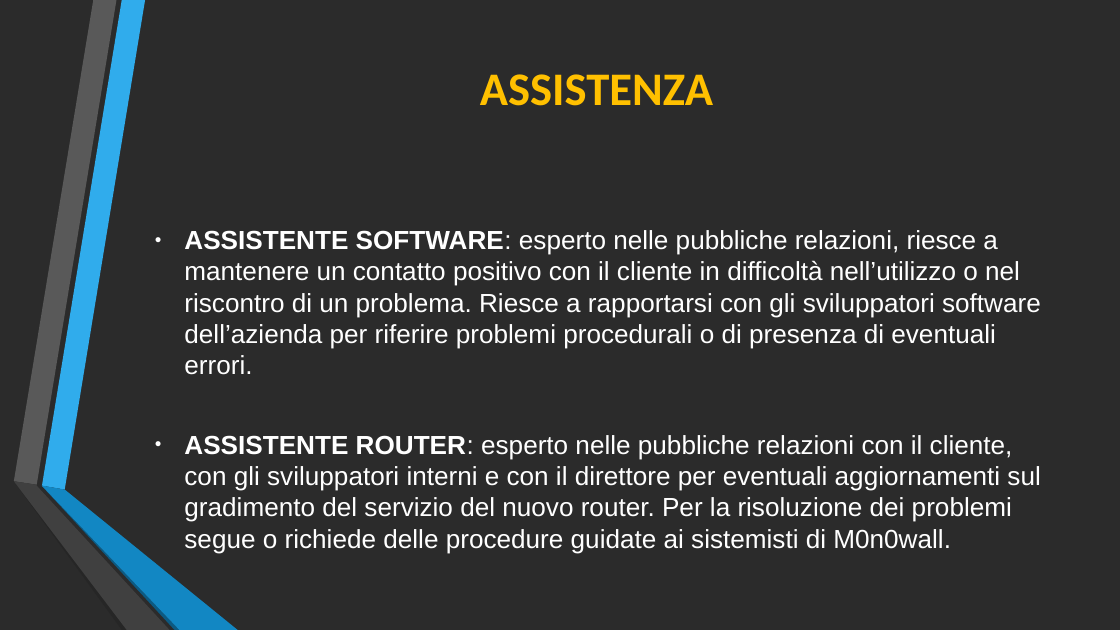
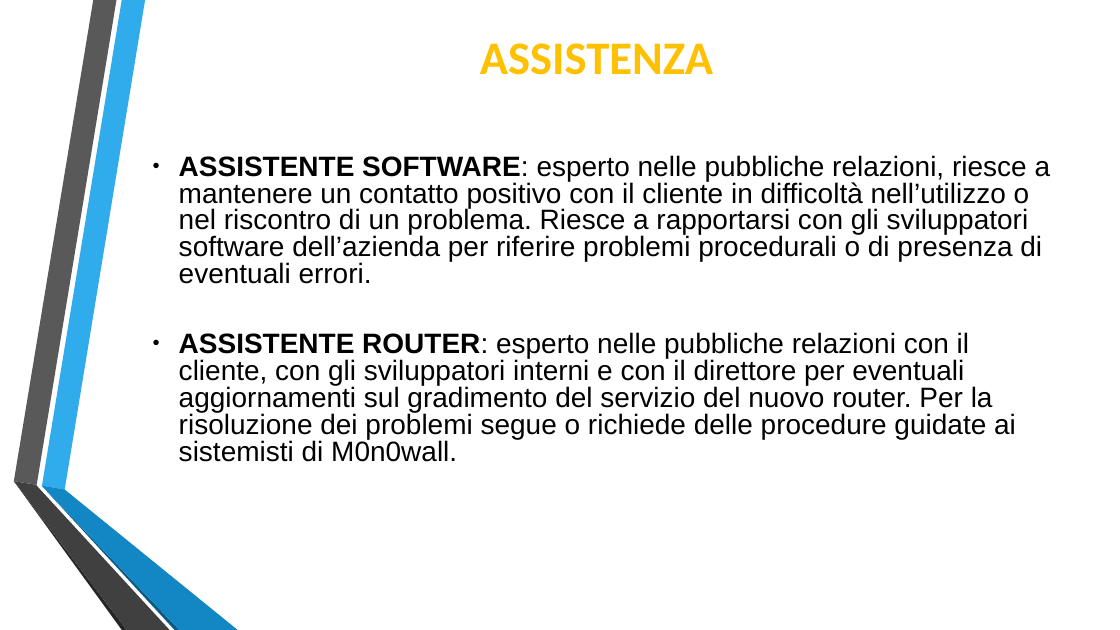
Before and after one commit to Lince99/GPOI, a slide deck: slide 9 of m0n0wall/Presentazione_M0n0wall.odp. Drawn at 1120x630 pixels with LibreOffice and Linux fonts; fonts in the diff are those of the drawing; background and template pictures are left out; a plain dark background stands for a picture behind light text. Boxes give left, top, right and bottom in pixels: in the first picture for what was removed or moved away, otherwise in the second. Text is boxed around its words. In the diff, an @@ line names an element or a change of style, - is before the commit and + after.

```diff
--- a/m0n0wall/Presentazione_M0n0wall.odp
+++ b/m0n0wall/Presentazione_M0n0wall.odp
@@ background picture (left out) to #FFFFFF @@
@@ title "ASSISTENZA": place and size @@
-title "ASSISTENZA" at [480,74,713,106]
+title "ASSISTENZA" at [480,43,713,75]
@@ text "ASSISTENTE SOFTWARE: esperto nelle pubbliche ...": place and size @@
-text "ASSISTENTE SOFTWARE: esperto nelle pubbliche ..." at [184,230,1041,549]
+text "ASSISTENTE SOFTWARE: esperto nelle pubbliche ..." at [179,155,1051,462]
@@ text "ASSISTENTE SOFTWARE: esperto nelle pubbliche ..." at [179,155,1051,462]: size 22.4 to 24 pt, text colour #FFFFFF to #000000; indent changed; line spacing 1 to 0.8; bullet colour #FFFFFF to #000000 @@
```
Also in this commit, not shown: 5 other slides changed.
